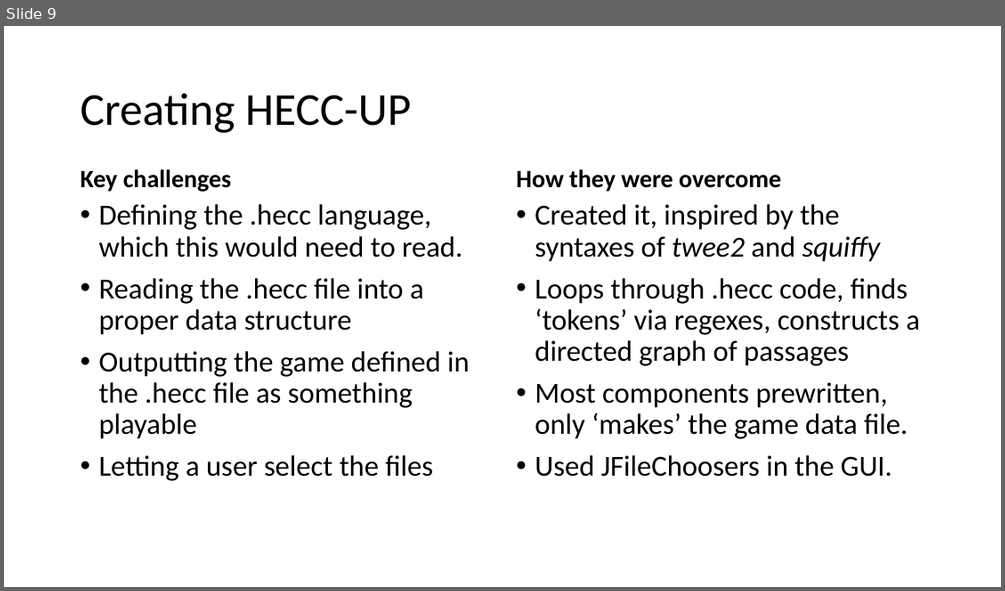
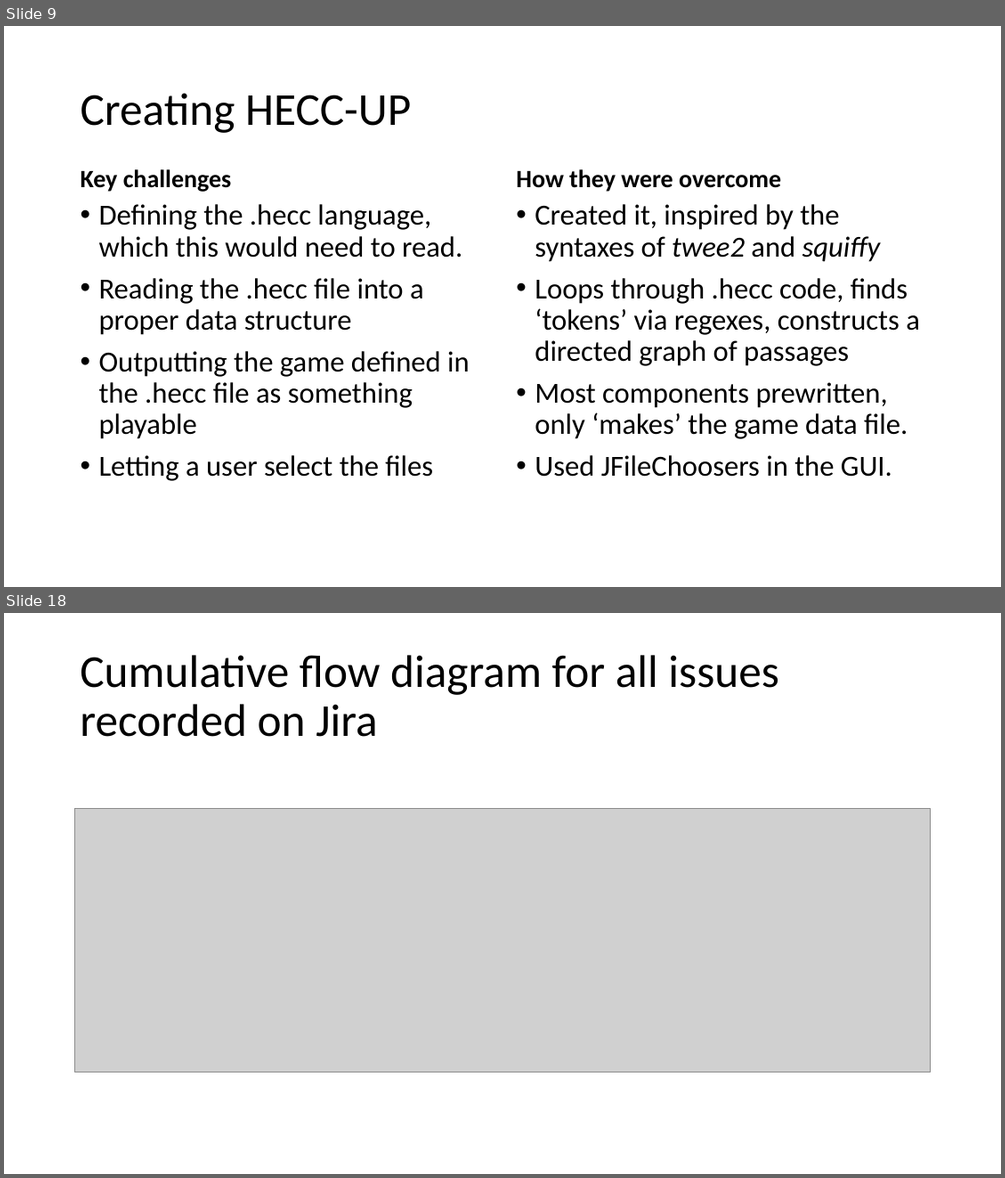
Before and after one commit to 11BelowStudio/HECC-IT, a slide deck: Reports n such/PDO presentation.pptx. Shown one above the other, each under a label of ours: slide 9 before the commit, slides 9 and 18 after it; the slides between them are not shown. The pictures are 1005x591 and 1005x1178 pixels, drawn with LibreOffice and Linux fonts; fonts in the diff are those of the drawing; grey boxes stand for pictures. Boxes give left, top, right and bottom in pixels: in the first picture for what was removed or moved away, otherwise in the second. Text is boxed around its words. In the diff, an @@ line names an element or a change of style, - is before the commit and + after.

```diff
--- a/Reports n such/PDO presentation.pptx
+++ b/Reports n such/PDO presentation.pptx
@@ slide 18 added at box(4, 613, 1001, 1174), background #FFFFFF @@
@@ title added at box(80, 655, 778, 737), 44 pt, text #000000 @@
+Cumulative flow diagram for all issues recorded on Jira
@@ picture added at box(74, 809, 930, 1072) @@
```
Also in this commit, not shown: 6 slides changed, 11 other slides added, 7 other files.
